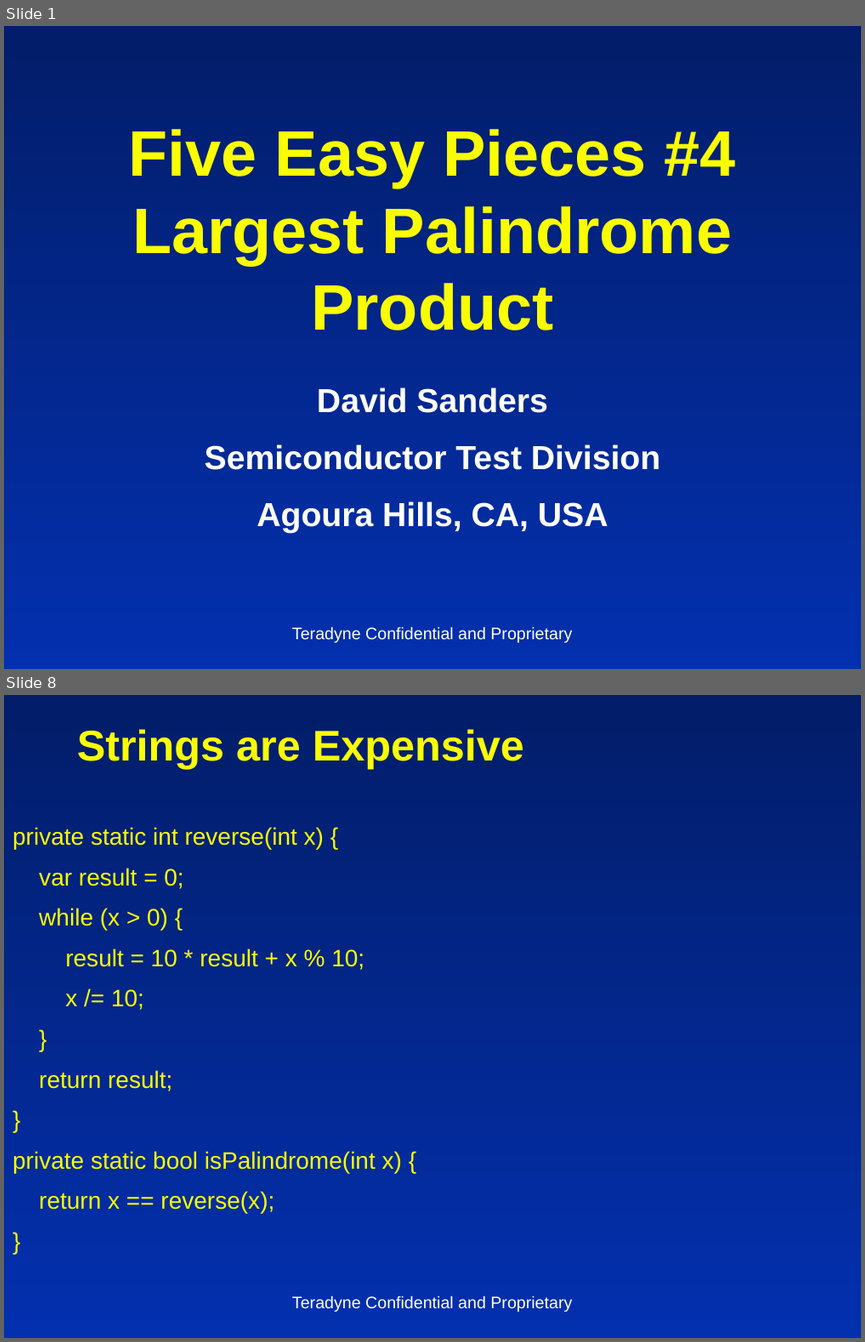
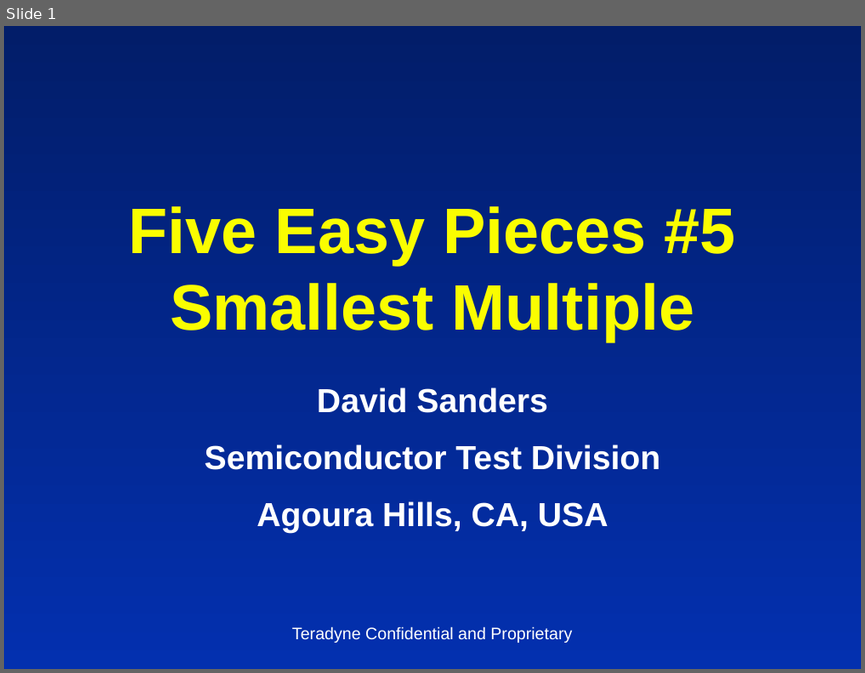
Before and after one commit to insideoutclub/Euler, a slide deck: FiveEasyPieces5.pptx. Shown one above the other, each under a label of ours: slides 1 and 8 before the commit, slide 1 after it; the slides between them are not shown. The pictures are 865x1342 and 865x673 pixels, drawn with LibreOffice and Linux fonts; fonts in the diff are those of the drawing. Boxes give left, top, right and bottom in pixels: in the first picture for what was removed or moved away, otherwise in the second. Text is boxed around its words. In the diff, an @@ line names an element or a change of style, - is before the commit and + after.

```diff
--- a/FiveEasyPieces5.pptx
+++ b/FiveEasyPieces5.pptx
@@ slide 8 removed at [4,695,861,1338], background gradient #021D69 to #0330AF @@
@@ title removed at [77,729,524,769] @@
-Strings are Expensive
@@ text removed at [12,827,402,1213] @@
-private static int reverse(int x) {
-var result = 0;
-while (x > 0) {
-result = 10 * result + x % 10;
-x /= 10;
-}
-return result;
-}
-private static bool isPalindrome(int x) {
-return x == reverse(x);
-}
@@ text removed at [292,1295,572,1311] @@
-Teradyne Confidential and Proprietary
@@ slide 1 changed as well @@
@@ title at [129,206,736,341]: text changed @@
-Five Easy Pieces #4
-Largest Palindrome Product
+Five Easy Pieces #5
+Smallest Multiple
```
Also in this commit, not shown: 6 other slides changed, 1 slide added, 5 other slides removed, 4 other files.
